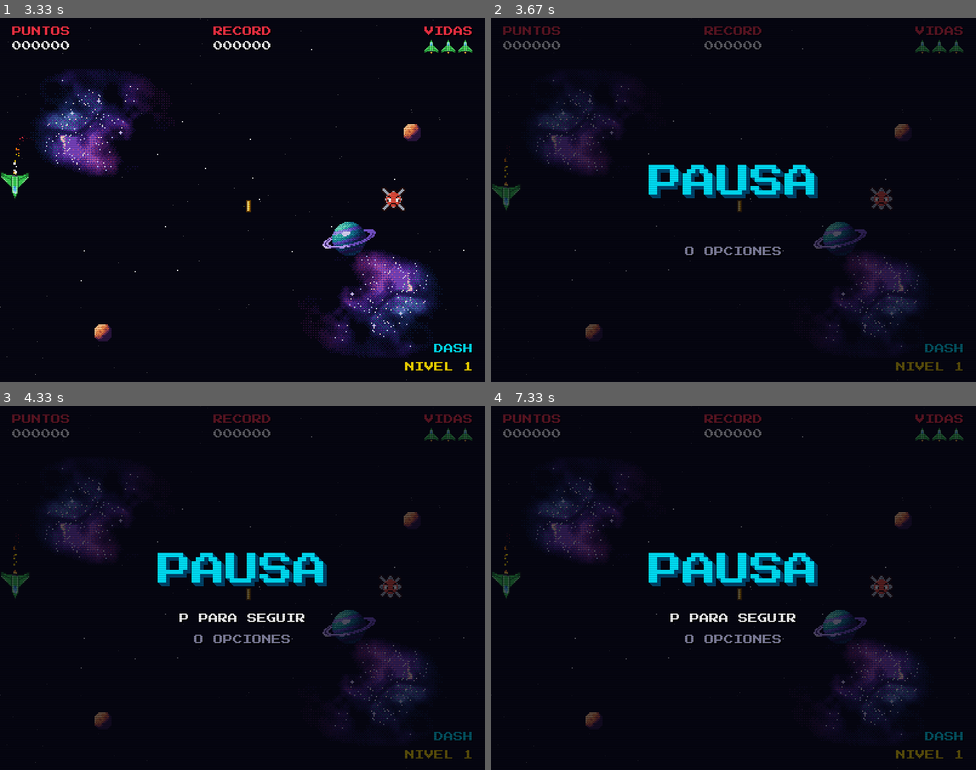
Above: before the commit, frames 1-4 (two rows, left to right).
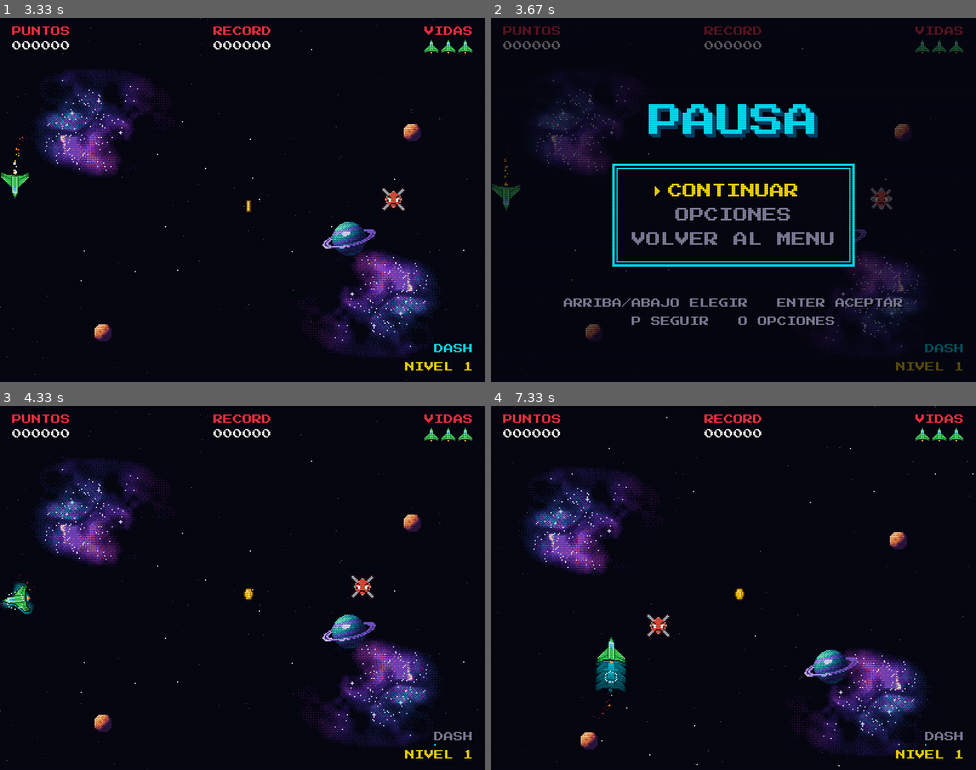
Above: after the commit, the same moments.

Repository: luisvill4/pygame
Game: pygame game, started from main.py
Same seed, same stepped clock (60 frames per second), same inputs: the game is played once before the commit and once after it.
Inputs:
- Up to frame 1 (3.33 s): tap Enter at 0.33, 0.67 s; hold Right 2-2.47 s; hold Left 2.5-3.03 s; hold Down from 3.07 s (still down)
- Up to frame 2 (3.67 s): release Down at 3.37 s; hold Esc from 3.4 s (still down); hold Left from 3.4 s (still down)
- Up to frame 3 (4.33 s): release Esc at 3.8 s; release Left at 3.8 s; tap Keypad Enter at 3.83 s; hold Left from 4.17 s (still down); tap Space at 4.23 s
- Up to frame 4 (7.33 s): tap Space at 4.53, 4.67, 5.07, 5.37, 5.73, 6.13, 6.43, 6.63, 6.93, 7.13 s; release Left at 4.57 s; hold Up 4.6-4.97 s; hold Right 5-5.63 s; hold Down 5.67-6.03 s; hold Left 6.07-6.53 s; hold Right 6.57-7.03 s; hold Up from 7.07 s (still down)

Frame 1 is identical in both runs. In frame 2, 8.6% of the frame differs, in the area x 15-85%, y 23-85%; in frame 3, 13%; in frame 4, 14%, in the area x 0-100%, y 0-100%.

Commit message:
Menu de pausa seleccionable con VOLVER AL MENU
La pausa pasa a ser un menu (CONTINUAR / OPCIONES / VOLVER AL MENU)
manejable con flechas, mando y los atajos de siempre. VOLVER AL MENU
pide confirmacion avisando que se pierde la partida y su puntaje.

Co-Authored-By: Claude Opus 5.5 <noreply@anthropic.com>

Diff:
--- a/juego/escenas/pausa.py
+++ b/juego/escenas/pausa.py
@@ -1,10 +1,21 @@
-"""Pausa: muestra la ultima imagen del juego oscurecida. Desde aca se abren las Opciones."""
+"""
+Pausa: la ultima imagen del juego oscurecida y un menu para elegir con ARRIBA/ABAJO + ENTER:
+
+    CONTINUAR        vuelve al juego (tambien con P, ESC o el boton Menu del mando)
+    OPCIONES         el menu de opciones (tambien con O o el boton Vista)
+    VOLVER AL MENU   pide confirmacion: se pierde la partida y su puntaje
+"""
+import pygame
+
 from juego import dibujo
-from juego.dibujo import texto, CHICA, TITULO
-from juego.config import FONDO, CIAN, BLANCO, GRIS
-from juego.entrada import PAUSA, VOLVER, OPCIONES
+from juego.dibujo import texto, CHICA, MEDIA, TITULO
+from juego.config import FONDO, CIAN, BLANCO, GRIS, ROJO, AMARILLO
+from juego.entrada import PAUSA, VOLVER, OPCIONES, ACEPTAR, ARRIBA, ABAJO, IZQUIERDA, DERECHA
 from juego.escenas.base import Escena
 from juego.escenas.opciones import Opciones
+from juego.escenas.inicio import Inicio
+
+FILAS_PAUSA = ["CONTINUAR", "OPCIONES", "VOLVER AL MENU"]
 
 
 class Pausa(Escena):
@@ -12,22 +23,107 @@
         super().__init__(app)
         self.escena_juego = escena_juego    # a donde se vuelve al seguir
         self.captura = captura              # imagen del juego al pausar
+        self.fila = 0                       # opcion elegida del menu
+        self.confirmando = False            # se esta preguntando "¿VOLVER AL MENU?"
+        self.confirmar_si = False           # en la pregunta, elegido SI (por defecto NO)
+
+    # ---------- Logica ----------
 
     def actualizar(self, entrada):
+        if self.confirmando:
+            self._actualizar_confirmacion(entrada)
+            return
+        # Atajos de siempre
         if entrada.pulso(PAUSA) or entrada.pulso(VOLVER):
-            self.app.sonidos.reanudar_todo()
-            self.app.cambiar_escena(self.escena_juego)
-        elif entrada.pulso(OPCIONES):
+            self._seguir()
+            return
+        if entrada.pulso(OPCIONES):
+            self._abrir_opciones()
+            return
+        for accion in entrada.acciones:
+            if accion == ARRIBA:
+                self.fila = (self.fila - 1) % len(FILAS_PAUSA)
+            elif accion == ABAJO:
+                self.fila = (self.fila + 1) % len(FILAS_PAUSA)
+            elif accion == ACEPTAR:
+                self._elegir(FILAS_PAUSA[self.fila])
+                return
+
+    def _elegir(self, fila):
+        if fila == "CONTINUAR":
+            self._seguir()
+        elif fila == "OPCIONES":
+            self._abrir_opciones()
+        else:
+            # Antes de salir se pregunta: se pierde la partida
             self.app.sonidos.reproducir("seleccion")
-            self.app.cambiar_escena(Opciones(self.app, volver_a=self, en_partida=True))
+            self.confirmando = True
+            self.confirmar_si = False
+
+    def _actualizar_confirmacion(self, entrada):
+        for accion in entrada.acciones:
+            if accion in (IZQUIERDA, DERECHA):
+                self.confirmar_si = not self.confirmar_si
+            elif accion == ACEPTAR:
+                if self.confirmar_si:
+                    self._volver_al_menu()
+                else:
+                    self.confirmando = False
+                return
+            elif accion == VOLVER:          # ESC o B: es lo mismo que NO
+                self.confirmando = False
+                return
+
+    def _seguir(self):
+        self.app.sonidos.reanudar_todo()
+        self.app.cambiar_escena(self.escena_juego)
+
+    def _abrir_opciones(self):
+        self.app.sonidos.reproducir("seleccion")
+        self.app.cambiar_escena(Opciones(self.app, volver_a=self, en_partida=True))
+
+    def _volver_al_menu(self):
+        # Se abandona la partida (sin guardar el puntaje) y se vuelve a la pantalla de inicio
+        self.app.sonidos.reanudar_todo()
+        self.app.sonidos.parar_musica()
+        self.app.efectos.reiniciar()
+        self.app.fondo.ir_a_sector(None, FONDO, instantaneo=True)
+        self.app.sonidos.reproducir("seleccion")
+        self.app.cambiar_escena(Inicio(self.app))
+
+    # ---------- Dibujo ----------
 
     def dibujar(self, pantalla_completa):
         pantalla_completa.blit(self.captura, (0, 0))
         dibujo.oscurecer(pantalla_completa, FONDO, 160)
         pantalla = dibujo.zona_central(pantalla_completa)
-        dibujo.texto_3d(pantalla, "PAUSA", TITULO, CIAN, (0, 70, 110), 270)
+        dibujo.texto_3d(pantalla, "PAUSA", TITULO, CIAN, (0, 70, 110), 170)
+
+        dibujo.marco(pantalla, pygame.Rect(200, 240, 400, 170), CIAN)
+        for i, fila in enumerate(FILAS_PAUSA):
+            dibujo.opcion(pantalla, fila, MEDIA, 400, 285 + i * 40, i == self.fila)
+
+        if self.confirmando:
+            self._dibujar_confirmacion(pantalla_completa, pantalla)
+
+        # Ayuda de abajo, segun lo que este en pantalla
         ayuda = self.app.entrada.ayuda
-        if dibujo.parpadeo():
-            texto(pantalla, ayuda("P PARA SEGUIR", "MENU PARA SEGUIR"), CHICA, BLANCO, 400, 350)
-        texto(pantalla, ayuda("O OPCIONES", "VISTA OPCIONES"), CHICA, GRIS, 400, 385)
+        if self.confirmando:
+            lineas = (ayuda("IZQ/DER ELEGIR   ENTER ACEPTAR", "IZQ/DER ELEGIR   A ACEPTAR"),
+                      ayuda("ESC CANCELAR", "B CANCELAR"))
+        else:
+            lineas = (ayuda("ARRIBA/ABAJO ELEGIR   ENTER ACEPTAR", "ARRIBA/ABAJO ELEGIR   A ACEPTAR"),
+                      ayuda("P SEGUIR   O OPCIONES", "MENU SEGUIR   VISTA OPCIONES"))
+        texto(pantalla, lineas[0], CHICA, GRIS, 400, 470)
+        texto(pantalla, lineas[1], CHICA, GRIS, 400, 500)
         dibujo.efecto_crt(pantalla_completa)
+
+    def _dibujar_confirmacion(self, pantalla_completa, pantalla):
+        dibujo.oscurecer(pantalla_completa, FONDO, 140)
+        dibujo.marco(pantalla, pygame.Rect(130, 200, 540, 240), ROJO)
+        texto(pantalla, "¿VOLVER AL MENU?", MEDIA, AMARILLO, 400, 245)
+        texto(pantalla, "SE PERDERA LA PARTIDA", CHICA, BLANCO, 400, 295)
+        texto(pantalla, "Y SU PUNTAJE: " + dibujo.numero_arcade(self.escena_juego.partida.puntaje),
+              CHICA, ROJO, 400, 323)
+        dibujo.opcion(pantalla, "NO", MEDIA, 320, 385, not self.confirmar_si)
+        dibujo.opcion(pantalla, "SI", MEDIA, 480, 385, self.confirmar_si)
--- a/tests/test_escenas.py
+++ b/tests/test_escenas.py
@@ -66,6 +66,74 @@
     assert isinstance(app.escena, Juego)
 
 
+def pausar(app):
+    tecla(pygame.K_p)
+    avanzar(app)
+    assert isinstance(app.escena, Pausa)
+    return app.escena
+
+
+def test_menu_de_pausa_continuar_y_opciones(app):
+    empezar(app)
+    pausar(app)
+    tecla(pygame.K_RETURN)                  # CONTINUAR (la primera)
+    avanzar(app)
+    assert isinstance(app.escena, Juego)
+    pausa = pausar(app)
+    tecla(pygame.K_DOWN)
+    tecla(pygame.K_RETURN)                  # OPCIONES
+    avanzar(app)
+    assert isinstance(app.escena, Opciones)
+    tecla(pygame.K_ESCAPE)
+    avanzar(app)
+    assert app.escena is pausa
+
+
+def ir_a_volver_al_menu(app):
+    pausa = pausar(app)
+    tecla(pygame.K_UP)                      # da la vuelta: la ultima es VOLVER AL MENU
+    tecla(pygame.K_RETURN)
+    avanzar(app)
+    assert pausa.confirmando and not pausa.confirmar_si     # pregunta, con NO elegido
+    return pausa
+
+
+def test_volver_al_menu_pregunta_y_no_cancela(app):
+    partida = empezar(app)
+    partida.puntaje = 321
+    pausa = ir_a_volver_al_menu(app)
+    tecla(pygame.K_RETURN)                  # NO
+    avanzar(app)
+    assert not pausa.confirmando and app.escena is pausa
+    tecla(pygame.K_ESCAPE)                  # ESC en el menu de pausa: sigue el juego
+    avanzar(app)
+    assert isinstance(app.escena, Juego) and app.escena.partida.puntaje == 321
+
+
+def test_escape_en_la_pregunta_es_no(app):
+    empezar(app)
+    pausa = ir_a_volver_al_menu(app)
+    tecla(pygame.K_ESCAPE)
+    avanzar(app)
+    assert not pausa.confirmando and app.escena is pausa
+
+
+def test_volver_al_menu_si_pierde_la_partida(app):
+    partida = empezar(app)
+    partida.puntaje = 500
+    ir_a_volver_al_menu(app)
+    tecla(pygame.K_RIGHT)                   # SI
+    tecla(pygame.K_RETURN)
+    avanzar(app)
+    assert isinstance(app.escena, Inicio)
+    assert app.records.filas("NORMAL") == []        # el puntaje no se guardo
+    tecla(pygame.K_RETURN)                  # y se puede jugar otra vez, desde cero
+    avanzar(app)
+    tecla(pygame.K_RETURN)
+    avanzar(app, 101)
+    assert isinstance(app.escena, Juego) and app.escena.partida.puntaje == 0
+
+
 def test_b_del_mando_no_pausa_el_juego(app):
     empezar(app)
     boton(BOTON_B)
Not shown, changed: CLAUDE.md
